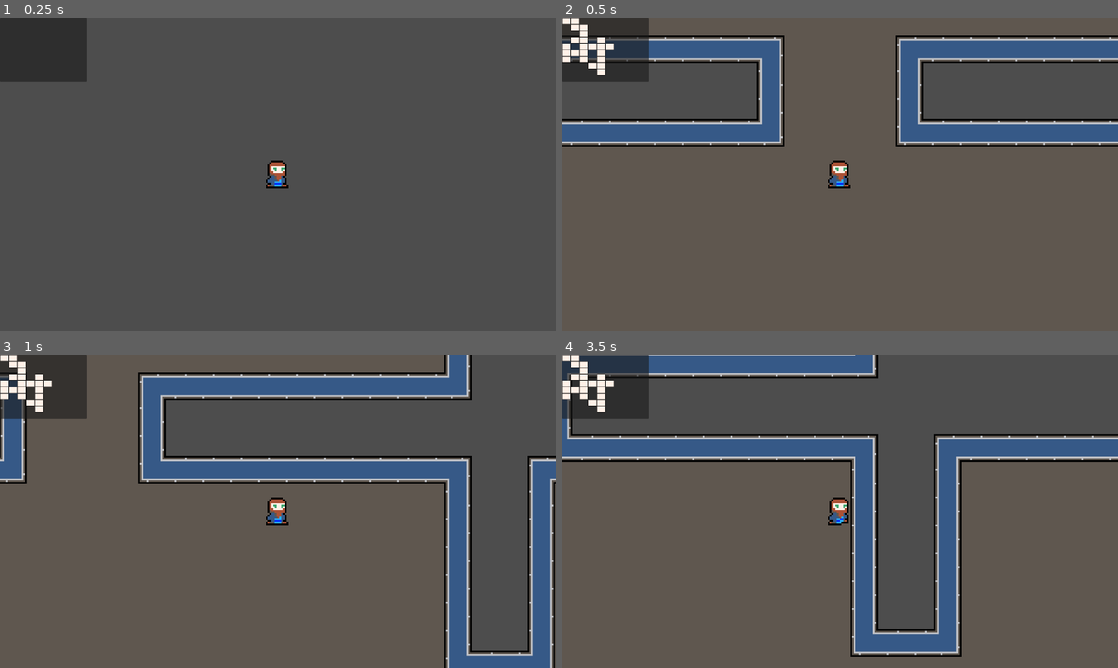
Above: before the commit, frames 1-4 (two rows, left to right).
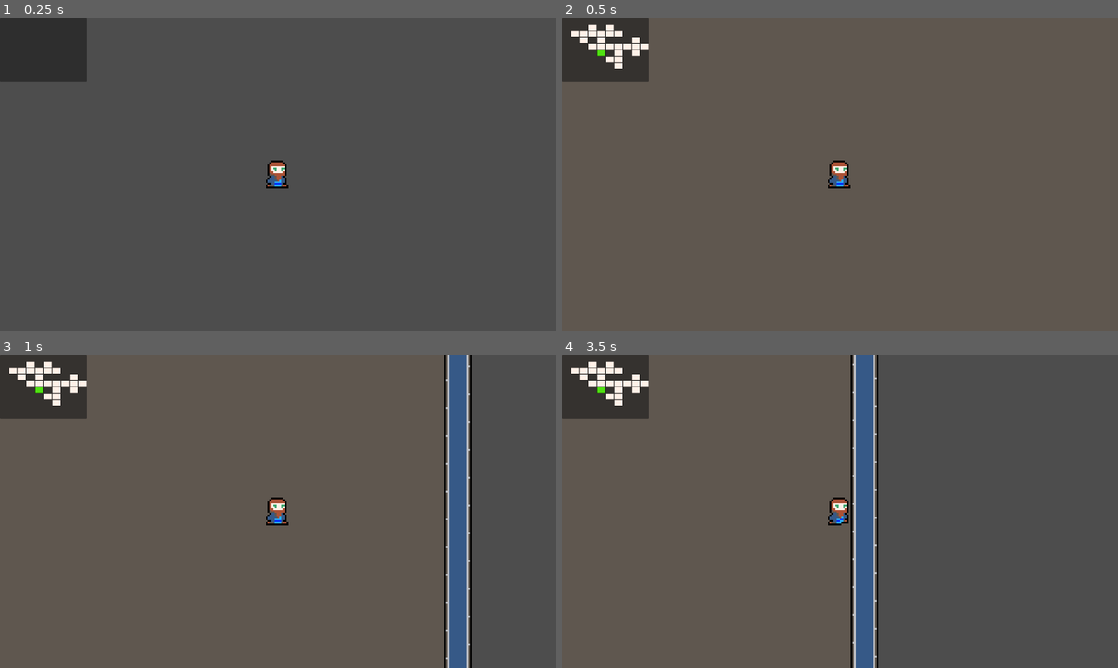
Above: after the commit, the same moments.

Repository: Tarociarz-z-Macedonii/Godot-Dungeon-Generator
Game: Godot game, scene res://scenes/places/Main.tscn
Same seed, same stepped clock (60 frames per second), same inputs: the game is played once before the commit and once after it. The engine's default icon, where the game draws it, is replaced by a stand-in: a white triangle on a blue panel in a dark square.
Inputs:
- Up to frame 1 (0.25 s): no input
- Up to frame 2 (0.5 s): no input
- Up to frame 3 (1 s): hold D (movement_right) from 0.53 s (still down)
- Up to frame 4 (3.5 s): release D (movement_right) at 1.28 s; hold S (movement_backward) 1.28-2.03 s; hold D (movement_right) 2.03-2.78 s; tap Enter at 2.75 s; hold W (movement_forward) from 2.78 s (still down)

Frame 1 is identical in both runs. In frame 2, 14% of the frame differs, in the area x 0-100%, y 0-42%; in frame 3, 16%, in the area x 0-100%, y 0-100%; in frame 4, 16%.

Commit message:
Minimap part 3

Diff:
--- a/scenes/places/Main.tscn
+++ b/scenes/places/Main.tscn
@@ -7,7 +7,7 @@
 scale = Vector2(6, 6)
 
 [node name="RoomGenerator" parent="." instance=ExtResource("1_tke5d")]
-position = Vector2(-1920, -1280)
+position = Vector2(-1920, -1760)
 
 [node name="Player" parent="." instance=ExtResource("1_uhomf")]
 scale = Vector2(1, 1)
--- a/scripts/minimap_displayer.gd
+++ b/scripts/minimap_displayer.gd
@@ -1,12 +1,15 @@
 extends Node2D
 
 var room_icon = preload('res://scenes/prefabs/room_minimap.tscn')
+var current_room_icon = preload('res://sprites/current_room_icon.png')
+var visited_room_icon = preload('res://sprites/room_discovered.png')
 var room_width = 30
 var room_height = 22
-var offset_x = 1920.0
-var offset_y = 1280
+var offset_x = 2400 - 240
+var offset_y = 1760.0 + 176
 var minimap_rooms = {}
 var minimap_created = false
+var last_current_cords
 var room_generator
 var canvas
 var minimap_background
@@ -27,12 +30,17 @@
 		var temp_icon = room_icon.instantiate()
 		canvas.add_child(temp_icon)
 		minimap_rooms[room_cords] = temp_icon
-		temp_icon.position = Vector2(room_generator.cords_to_x(room_cords) * room_width, room_generator.cords_to_y(room_cords) * room_height)
+		temp_icon.position = Vector2(room_cords.x * room_width, room_cords.y * room_height)
 	minimap_created = true
 
 func _get_current_room_cords():
-	return int((player.position.x + offset_x)/ (room_width*16)) + int((player.position.y + offset_y) / (room_height*16)) * 10
+	return Vector2( int((player.position.x + offset_x) / (room_width*16)), int((player.position.y + offset_y) / (room_height*16)))
 
 func _update_current_room():
-	print(_get_current_room_cords())
-	#minimap_rooms[_get_current_room_cords()].visible = false
+	var current_cords = _get_current_room_cords()
+	print( (player.position.x + offset_x) / (room_width*16)  )
+	if minimap_rooms.get(current_cords) and last_current_cords != current_cords:
+		for key in minimap_rooms:
+			minimap_rooms[key].texture = visited_room_icon
+		last_current_cords = current_cords
+		minimap_rooms[current_cords].texture = current_room_icon
--- a/scripts/room_generator.gd
+++ b/scripts/room_generator.gd
@@ -1,4 +1,10 @@
 extends Node2D
+
+var room_px_width = 30
+var room_px_height = 22
+var room_width: int = room_px_width * 16
+var room_height: int =  room_px_height * 16
+
 
 var rooms_created = [] #
 var end_rooms = []
@@ -11,8 +17,8 @@
 var room_instantiator
 var minimap_displayer
 func _ready() -> void:
-	_try_to_add_to_neighbours(44)
-	rooms_created.append(44)
+	_try_to_add_to_neighbours(Vector2(4,4))
+	rooms_created.append(Vector2(4,4))
 	room_instantiator = get_node("RoomInstantiator")
 	minimap_displayer = get_node("MinimapDisplayer")
 
@@ -38,15 +44,9 @@
 	print('restarted')
 	rooms_created.clear()
 	end_rooms.clear()
-	_try_to_add_to_neighbours(44)
-	rooms_created.append(44)
+	_try_to_add_to_neighbours(Vector2(4,4))
+	rooms_created.append(Vector2(4,4))
 	finished_creating = false
-
-func cords_to_x(cords):
-	return int(cords/10)
-
-func cords_to_y(cords):
-	return cords%10
 
 func _is_room_existing(cords):
 	for i in range(len(rooms_created)):
@@ -56,18 +56,18 @@
 
 func _count_neighbours(cords):
 	var neighbours = 0
-	if _is_room_existing(cords-1):
+	if _is_room_existing(Vector2(cords.x, cords.y - 1)):
 		neighbours += 1
-	if _is_room_existing(cords+1):
+	if _is_room_existing(Vector2(cords.x, cords.y + 1)):
 		neighbours += 1
-	if _is_room_existing(cords-10):
+	if _is_room_existing(Vector2(cords.x - 1, cords.y )):
 		neighbours += 1
-	if _is_room_existing(cords+10):
+	if _is_room_existing(Vector2(cords.x + 1, cords.y )):
 		neighbours += 1
 	return neighbours
 
 func _try_to_add_to_neighbour(cords):
-	if randf_range(0,1.0) < chance_for_room and not _is_room_existing(cords - 10) and _count_neighbours(cords) < 2:
+	if randf_range(0,1.0) < chance_for_room and not _is_room_existing(cords) and _count_neighbours(cords) < 2:
 		rooms_to_create_queue.push_back(cords)
 		rooms_created.append(cords)
 		return true
@@ -75,17 +75,17 @@
 
 func _try_to_add_to_neighbours(cords):
 	var added_neighbours = 0
-	if cords - 10 >= 0:
-		if _try_to_add_to_neighbour(cords - 10):
+	if cords.y - 1 >= 0:
+		if _try_to_add_to_neighbour(Vector2(cords.x, cords.y - 1)):
 			added_neighbours += 1
-	if cords + 10 <= 99:
-		if _try_to_add_to_neighbour(cords + 10):
+	if cords.y + 1 <= 9:
+		if _try_to_add_to_neighbour(Vector2(cords.x, cords.y + 1)):
 			added_neighbours += 1
-	if cords_to_y(cords) > cords_to_y(cords - 1) and cords - 1 >= 0:
-		if _try_to_add_to_neighbour(cords -1 ):
+	if cords.x - 1 >= 0:
+		if _try_to_add_to_neighbour(Vector2(cords.x - 1, cords.y )):
 			added_neighbours += 1
-	if cords_to_y(cords) < cords_to_y(cords + 1) and cords + 1 <= 99:
-		if _try_to_add_to_neighbour(cords + 1):
+	if cords.x + 1 <= 9:
+		if _try_to_add_to_neighbour(Vector2(cords.x + 1, cords.y )):
 			added_neighbours += 1
 	if added_neighbours == 0:
 		end_rooms.append(cords)
--- a/scripts/room_instantiator.gd
+++ b/scripts/room_instantiator.gd
@@ -12,26 +12,26 @@
 	for room_cords in rooms_created:
 		var temp_room = room.instantiate()
 		add_child(temp_room)
-		temp_room.position = Vector2(room_generator.cords_to_x(room_cords) * room_width, room_generator.cords_to_y(room_cords) * room_height)
+		temp_room.position = Vector2(room_cords.x * room_width, room_cords.y * room_height)
 		_make_doors(room_cords, temp_room)
 
 func _make_doors(cords, temp_room):
-	if room_generator._is_room_existing(cords + 10):
+	if room_generator._is_room_existing(Vector2(cords.x + 1, cords.y)):
 		temp_room.get_node('WallRightClosed').enabled = false
 	else:
 		temp_room.get_node('WallRightOpen').enabled = false
 
-	if room_generator._is_room_existing(cords - 10):
+	if room_generator._is_room_existing(Vector2(cords.x - 1, cords.y )):
 		temp_room.get_node('WallLeftClosed').enabled = false
 	else:
 		temp_room.get_node('WallLeftOpen').enabled = false
 
-	if room_generator._is_room_existing(cords - 1):
+	if room_generator._is_room_existing(Vector2(cords.x, cords.y - 1)):
 		temp_room.get_node('WallTopClosed').enabled = false
 	else:
 		temp_room.get_node('WallTopOpen').enabled = false
 
-	if room_generator._is_room_existing(cords + 1):
+	if room_generator._is_room_existing(Vector2(cords.x, cords.y + 1)):
 		temp_room.get_node('WallBottomClosed').enabled = false
 	else:
 		temp_room.get_node('WallBottomOpen').enabled = false
Binary file added: sprites/current_room_icon.png
Not shown, added: sprites/current_room_icon.png.import
